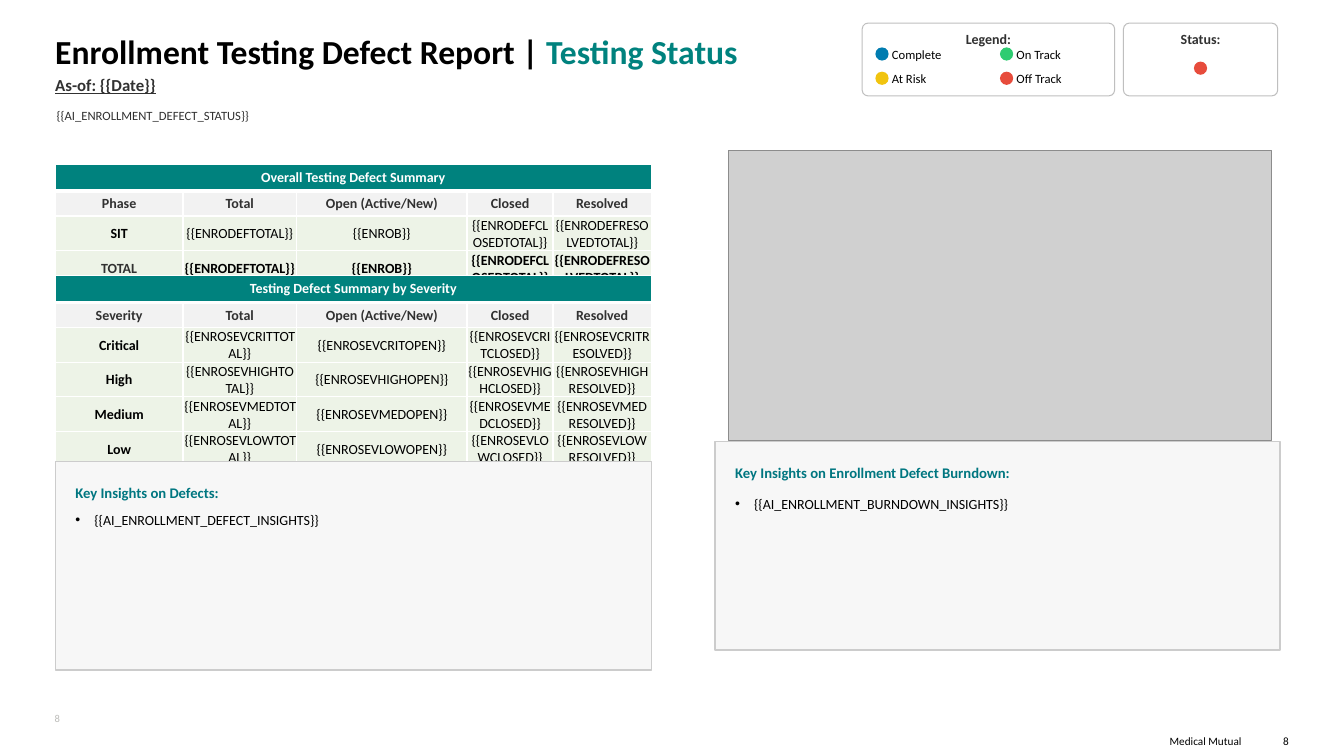
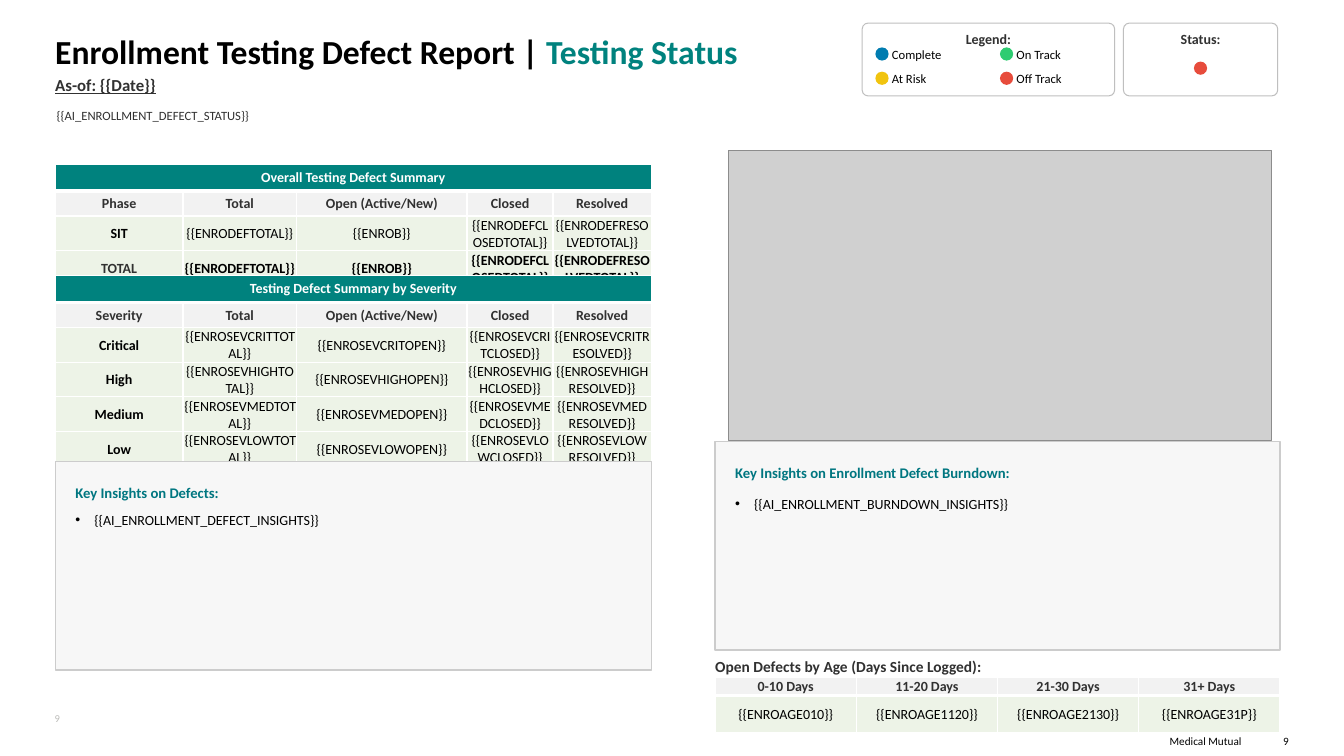
Before and after one commit to sgandhi3/Project-Management-Reporting, a slide deck: slide 9 of MMO_Report_Template.pptx (slide 8 before the commit). Drawn at 1344x756 pixels with LibreOffice and Linux fonts; fonts in the diff are those of the drawing; grey boxes stand for pictures; background and template pictures are left out. Boxes give left, top, right and bottom in pixels: in the first picture for what was removed or moved away, otherwise in the second. Text is boxed around its words. In the diff, an @@ line names an element or a change of style, - is before the commit and + after.

```diff
--- a/MMO_Report_Template.pptx
+++ b/MMO_Report_Template.pptx
@@ text added at (x1=715, y1=660, x2=981, y2=675), 11 pt, text #313131, bold @@
+Open Defects by Age (Days Since Logged):
@@ table added at (x1=715, y1=678, x2=1279, y2=728), 2 rows, 4 columns @@
+0-10 Days | 11-20 Days | 21-30 Days | 31+ Days
+{{ENROAGE010}} | {{ENROAGE1120}} | {{ENROAGE2130}} | {{ENROAGE31P}}
@@ page number at (x1=1283, y1=737, x2=1289, y2=745): text changed @@
-8
+9
```
Also in this commit, not shown: 3 other slides changed, 1 slide added, 7 other files.
